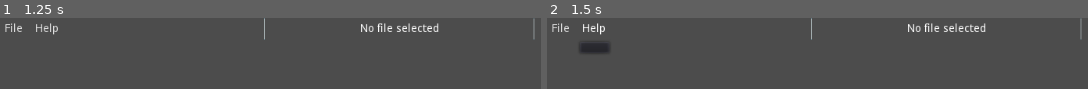
Above: before the commit, frames 1-2 (left to right).
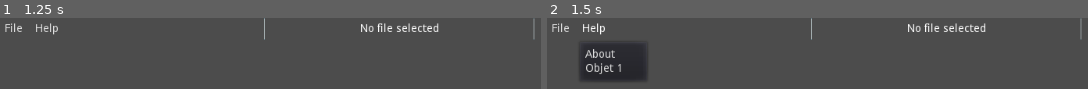
Above: after the commit, the same moments.

Repository: Lyaaaaaaaaaaaaaaa/Logs_Filter_2
Game: Godot game, scene res://src/main.tscn
The game is run twice, just before and just after one commit, with the same random seed, the same clock (stepped at 60 frames per second) and the same inputs. The project has no main scene, so this scene is started directly.
Inputs:
- Up to frame 1 (1.25 s): click "File" at 0.5 s
- Up to frame 2 (1.5 s): click "Help" at 1.25 s

Frame 1 is identical in both runs. In frame 2, 5.4% of the frame differs, in the area x 6-19%, y 35-89%.

Commit message:
Updated the top_menu
- Created and implemented the top_menu script
- Added items into the MenuButtons `File` and `Help`

Diff:
--- /dev/null
+++ b/Godot/src/interface/top_menu.gd
@@ -0,0 +1,57 @@
+#------------------------------------------------------------------------------
+#-- Copyright (c) 2021 Lyaaaaaaaaaaaaaaa
+#--
+#-- Author : Lyaaaaa
+#--
+#-- Implementation Notes:
+#--  -
+#-- Changelog:
+#--  - 28/04/2021 Lyaaaaa
+#--     - Created the file.
+#------------------------------------------------------------------------------
+
+extends Panel
+
+signal open_file_button_pressed
+signal about_button_pressed
+
+var _file_button : MenuButton
+var _help_button : MenuButton
+
+var _file_popup_menu : PopupMenu
+var _help_popup_menu : PopupMenu
+
+var _top_label       : Label
+var _top_right_label : Label
+
+func _ready() -> void:
+    _init_variables()
+    _register_handlers()
+
+func set_text_top_label(p_text : String) -> void:
+    _top_label.text = p_text
+
+func set_text_top_right_label(p_text : String) -> void:
+    _top_right_label.text = p_text
+
+func _init_variables() -> void:
+    _file_button  = find_node("FileButton")
+    _help_button  = find_node("HelpButton")
+
+    _top_label       = find_node("TopLabel")
+    _top_right_label = find_node("TopRightLabel")
+
+    _file_popup_menu = _file_button.get_popup()
+    _help_popup_menu = _help_button.get_popup()
+
+func _register_handlers() -> void:
+    _file_popup_menu.connect("id_pressed", self, "_on_open_file_popup_menu_pressed")
+    _help_popup_menu.connect("id_pressed", self, "_on_help_popup_menu_pressed")
+
+func _on_open_file_popup_menu_pressed(p_id : int) -> void:
+    if p_id == 0:
+        emit_signal("open_file_button_pressed")
+
+func _on_help_popup_menu_pressed(p_id : int) -> void:
+    if p_id == 0:
+        emit_signal("about_button_pressed")
--- a/Godot/src/interface/top_menu.tscn
+++ b/Godot/src/interface/top_menu.tscn
@@ -1,9 +1,13 @@
-[gd_scene format=2]
+[gd_scene load_steps=2 format=2]
+
+[ext_resource path="res://src/interface/top_menu.gd" type="Script" id=1]
 
 [node name="TopMenu" type="Panel"]
 anchor_right = 1.0
 anchor_bottom = 1.0
+margin_bottom = -572.0
 size_flags_horizontal = 3
+script = ExtResource( 1 )
 __meta__ = {
 "_edit_use_anchors_": false
 }
@@ -30,6 +34,7 @@
 margin_bottom = 28.0
 mouse_default_cursor_shape = 2
 text = "File"
+items = [ "Open file...", null, 0, false, false, 0, 0, null, "", false ]
 switch_on_hover = true
 
 [node name="HelpButton" type="MenuButton" parent="HBoxContainer/MenuItems"]
@@ -38,6 +43,7 @@
 margin_bottom = 28.0
 mouse_default_cursor_shape = 2
 text = "Help"
+items = [ "About", null, 0, false, false, 0, 0, null, "", false, "Objet 1", null, 0, false, false, 1, 0, null, "", false ]
 switch_on_hover = true
 
 [node name="VSeparator" type="VSeparator" parent="HBoxContainer"]
@@ -58,7 +64,7 @@
 "_edit_use_anchors_": false
 }
 
-[node name="FileName" type="Label" parent="HBoxContainer/TopLabels"]
+[node name="TopLabel" type="Label" parent="HBoxContainer/TopLabels"]
 margin_left = 116.0
 margin_top = 7.0
 margin_right = 217.0
@@ -83,7 +89,7 @@
 "_edit_use_anchors_": false
 }
 
-[node name="FileLineNumber" type="Label" parent="HBoxContainer/TopRightLabels"]
+[node name="TopRightLabel" type="Label" parent="HBoxContainer/TopRightLabels"]
 margin_left = 167.0
 margin_top = 7.0
 margin_right = 167.0
